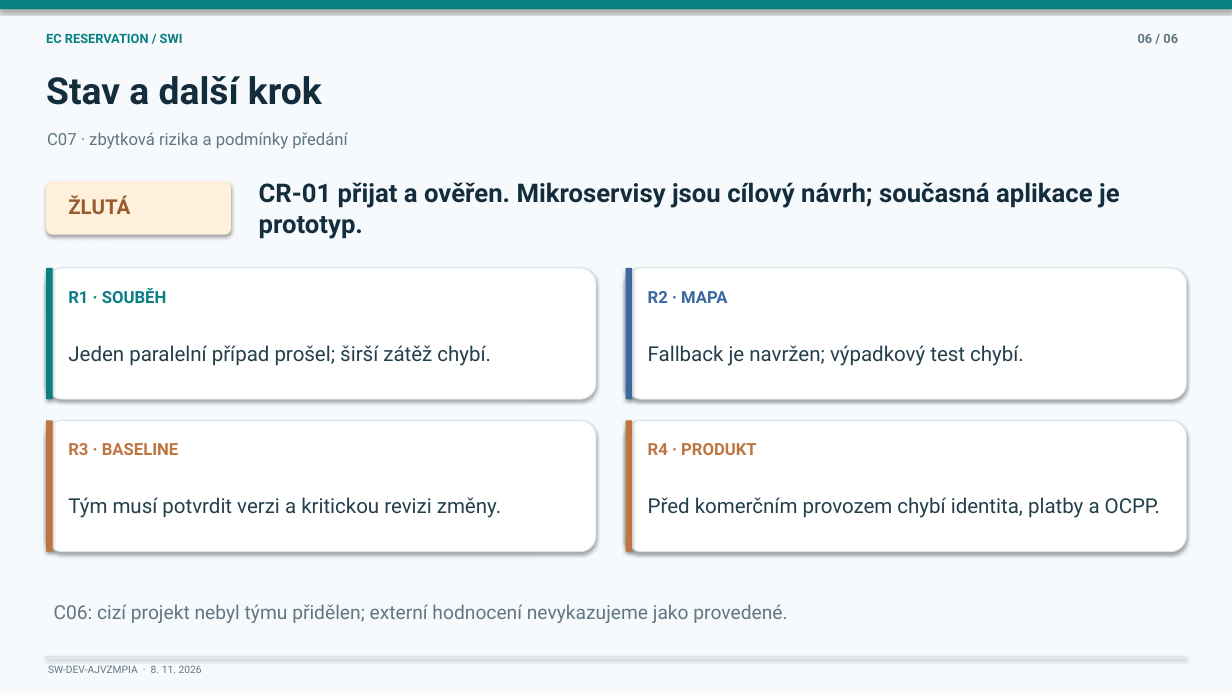
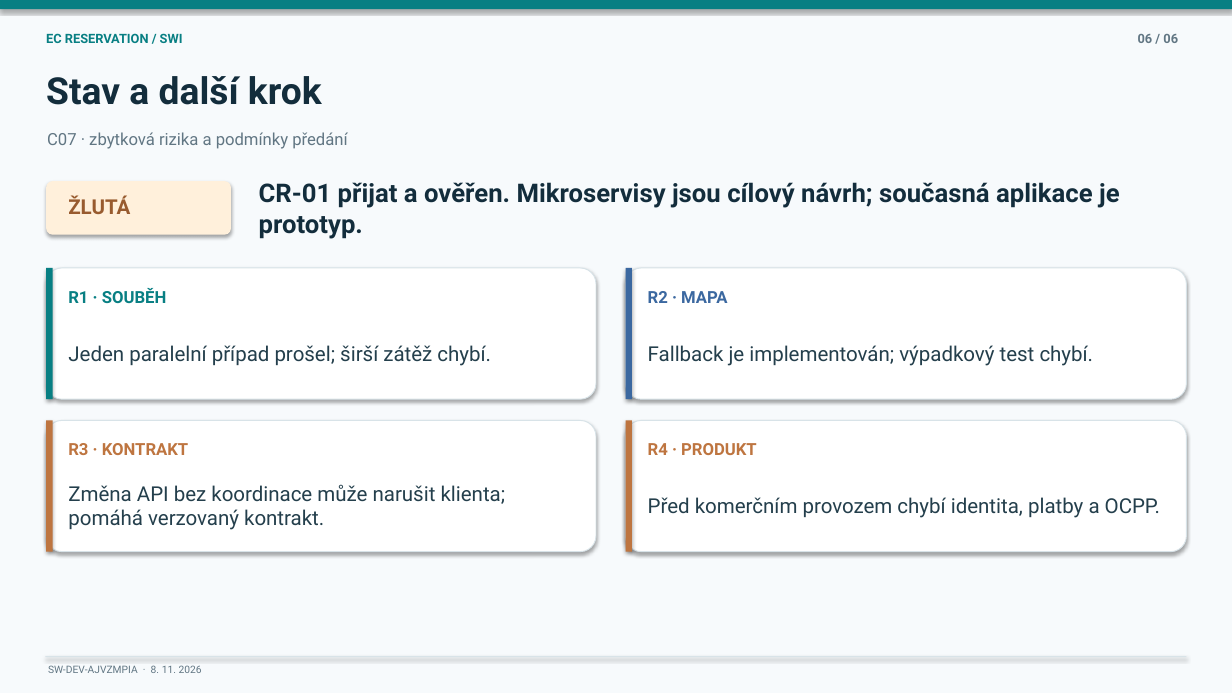
Before and after one commit to alexejjuzaninov/EC-reservationSystem, a slide deck: slide 6 of zadani/stav_projektu.pptx. Drawn at 1232x693 pixels with LibreOffice and Linux fonts; fonts in the diff are those of the drawing. Boxes give left, top, right and bottom in pixels: in the first picture for what was removed or moved away, otherwise in the second. Text is boxed around its words. In the diff, an @@ line names an element or a change of style, - is before the commit and + after.

Commit message:
Presentation 2

```diff
--- a/zadani/stav_projektu.pptx
+++ b/zadani/stav_projektu.pptx
@@ text at bbox=[648, 345, 1094, 366]: text changed @@
-Fallback je navržen; výpadkový test chybí.
+Fallback je implementován; výpadkový test chybí.
@@ text at bbox=[68, 443, 188, 455]: text changed @@
-R3 · BASELINE
+R3 · KONTRAKT
@@ text at bbox=[68, 484, 506, 530]: text changed @@
-Tým musí potvrdit verzi a kritickou revizi změny.
+Změna API bez koordinace může narušit klienta; pomáhá verzovaný kontrakt.
@@ text removed at bbox=[54, 604, 787, 623] @@
-C06: cizí projekt nebyl týmu přidělen; externí hodnocení nevykazujeme jako provedené.
```
Also in this commit, not shown: 1 other slide changed, 16 other files.
